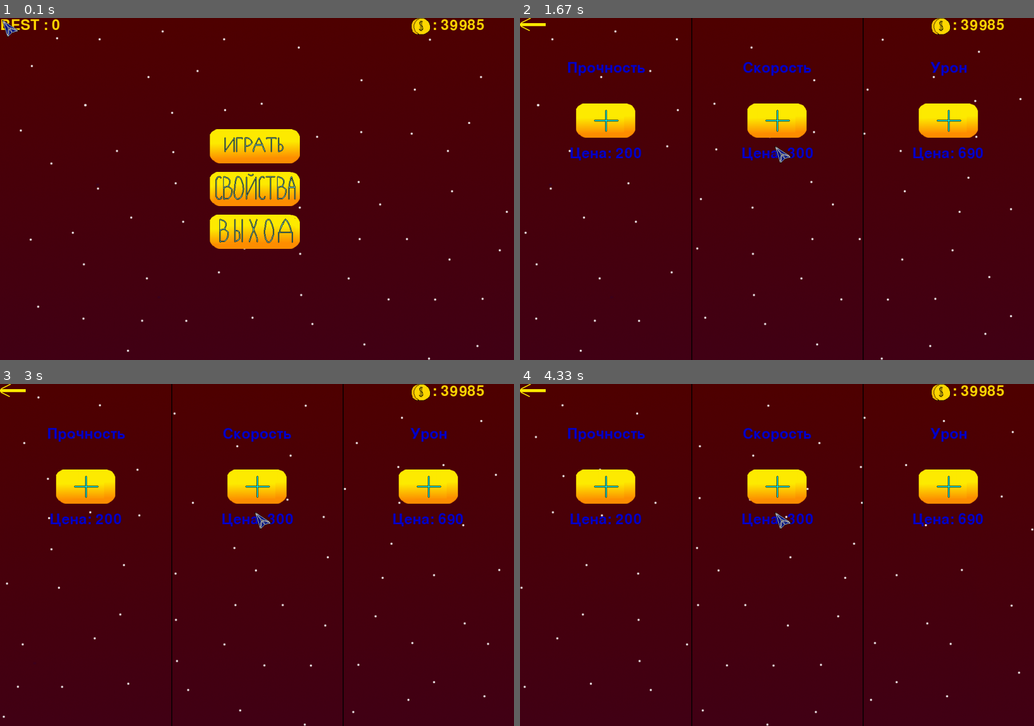
Above: before the commit, frames 1-4 (two rows, left to right).
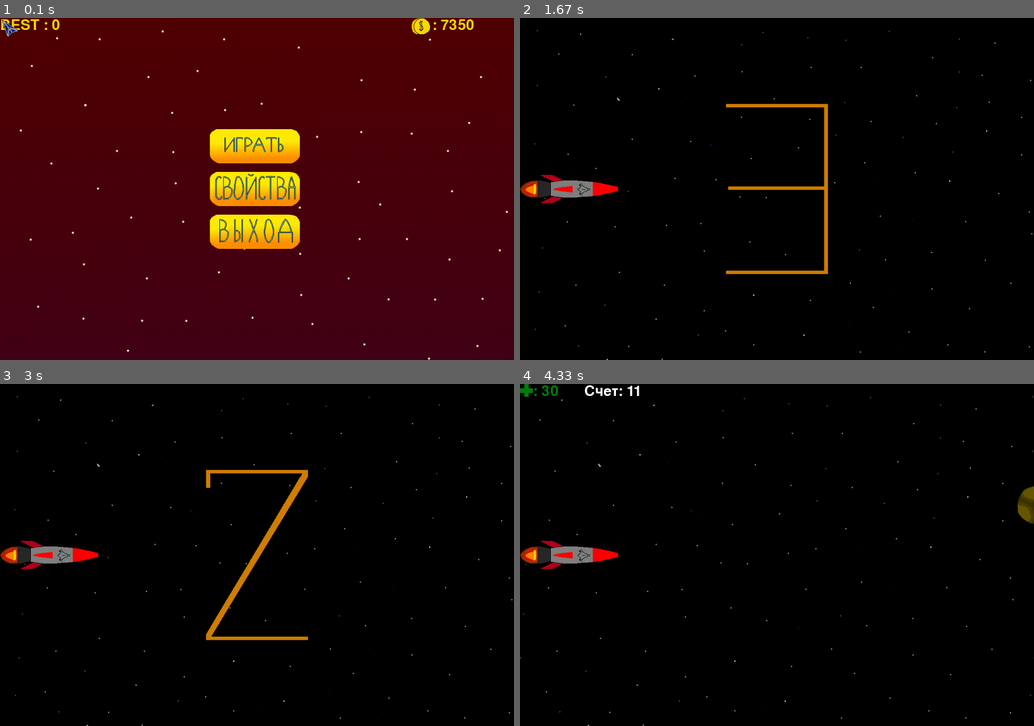
Above: after the commit, the same moments.

Repository: PismerovKir/YandexPygameProject
Game: pygame game, started from Тест прога.py
Two runs of this game, one before a commit and one after it. Both use one fixed random seed, a clock stepped at 60 frames per second and the inputs below.
Inputs (mouse positions are in pixels of both pictures, inside the frame that each line leads up to):
- Up to frame 1 (0.1 s): no input
- Up to frame 2 (1.67 s): click (777, 189) at 0.38 s; hold Esc 0.67-1.13 s; click (777, 147) at 1.22 s
- Up to frame 3 (3 s): no input
- Up to frame 4 (4.33 s): no input

The runs differ from the first frame. In frame 1, 0.2% of the frame differs, in the area x 2-95%, y 0-4%; in frame 2, 100%; in frame 3, 100%; in frame 4, 100%, in the area x 0-100%, y 0-100%.

Commit message:
Пауза, гифка ракеты, курсор

Diff:
--- a/data/gamedata.txt
+++ b/data/gamedata.txt
@@ -1,5 +1,5 @@
 0
-39985
-39
-137
-59
+7350
+25
+5
+19
--- a/Тест прога.py
+++ b/Тест прога.py
@@ -37,6 +37,8 @@
         image = image.convert_alpha()
     return image
 
+pygame.display.set_icon(load_image('icon.png'))
+
 
 class SpaceShip(pygame.sprite.Sprite):
     def __init__(self):
@@ -47,9 +49,16 @@
         self.imageRight1 = load_image('korablRight1.png')
         self.imageLeft1 = load_image('korablLeft1.png')
         self.image1 = load_image('korabl1.png')
+        self.imageRight2 = load_image('korablRight2.png')
+        self.imageLeft2 = load_image('korablLeft2.png')
+        self.image2 = load_image('korabl2.png')
 
 
         self.image = self.image1
+        self.imageRight = self.imageRight1
+        self.imageLeft = self.imageLeft1
+
+        self.counter = 0
 
         self.image.set_colorkey(BLACK)
         self.rect = self.image.get_rect()
@@ -57,7 +66,7 @@
         self.rect.centery = HEIGHT / 2
 
         self.speed = 1 + LEVEL_SPD
-        self.health = 3 + LEVEL_DUR
+        self.health = 5 + LEVEL_DUR
         self.prev_shot = 0
         self.mask = pygame.mask.from_surface(self.image)
 
@@ -67,16 +76,24 @@
         if self.health < 1:
             EndGame()
 
+        if SCORE % 10 == 0:
+            if self.counter % 2 == 0:
+                self.image = self.image2
+                self.imageLeft = self.imageLeft2
+                self.imageRight = self.imageRight2
+            else:
+                self.image = self.image1
+                self.imageLeft = self.imageLeft1
+                self.imageRight = self.imageRight1
+            self.counter += 1
 
         k = pygame.key.get_pressed()
 
-        self.image = self.image1
-
         if k[pygame.K_LEFT]:
-            self.image = self.imageLeft1
+            self.image = self.imageLeft
             self.rect.x -= self.speed
         if k[pygame.K_RIGHT]:
-            self.image = self.imageRight1
+            self.image = self.imageRight
             self.rect.x += self.speed
 
 
@@ -88,7 +105,7 @@
         if k[pygame.K_SPACE]:
             if SCORE - self.prev_shot > 60:
                 self.prev_shot = SCORE
-                bul = LaserBulletLong(self.rect.right - 20, self.rect.top + 50)
+                bul = LaserBulletLong(self.rect.right - 66, self.rect.top + 26)
                 all_sprites.add(bul)
                 bullets.add(bul)
 
@@ -215,9 +232,24 @@
 
 
 def PauseGame():
+    backgr = screen.copy()
     runningPause = True
+    ContinueButton = Button('Continue', 480, 300)
+    MenuButton = Button('Menu', 480, 400)
+    butts = pygame.sprite.Group()
+    butts.add(ContinueButton)
+    butts.add(MenuButton)
+
     while runningPause:
         clock.tick(FPS)
+
+        screen.fill(BLACK)
+        screen.blit(backgr, (0, 0))
+
+        butts.draw(screen)
+
+        ShowCursor()
+        pygame.display.flip()
 
         for event in pygame.event.get():
             if event.type == pygame.QUIT:
@@ -226,6 +258,16 @@
             if event.type == pygame.KEYDOWN:
                 if pygame.key.get_pressed()[pygame.K_ESCAPE]:
                     return
+            if event.type == pygame.MOUSEBUTTONDOWN and event.button == 1:
+                if ContinueButton.rect.collidepoint(event.pos):
+                    return
+
+            if event.type == pygame.MOUSEBUTTONDOWN and event.button == 1:
+                if MenuButton.rect.collidepoint(event.pos):
+                    for elem in all_sprites:
+                        elem.kill()
+                    if StartGame():
+                        return True
 
 
 def EndGame():
@@ -247,10 +289,10 @@
     screen.blit(Startbackground, Startbackground_rect)
     screen.blit(Startbackground2, Startbackground_rect2)
 
-    if Startbackground_rect.right < 0:
+    if Startbackground_rect.right == 0:
         Startbackground_rect.x = 1500
 
-    if Startbackground_rect2.right < 0:
+    if Startbackground_rect2.right == 0:
         Startbackground_rect2.x = 1500
 
 
@@ -369,14 +411,22 @@
         screen.blit(coin, (960, 0))
         screen.blit(showmoney, (1000, 0))
 
+
         costDur = font.render(f"Цена: {5 + LEVEL_DUR * 5}", True, textcolor)
         costSpd = font.render(f"Цена: {5 + LEVEL_SPD * 5}", True, textcolor)
         costDmg = font.render(f"Цена: {5 + LEVEL_DMG * 5}", True, textcolor)
 
-
-        screen.blit(costDur, (200 - costDur.get_size()[0] // 2, 300))
-        screen.blit(costSpd, (600 - costDmg.get_size()[0] // 2, 300))
-        screen.blit(costDmg, (1000 - costSpd.get_size()[0] // 2, 300))
+        screen.blit(costDur, (200 - costDur.get_size()[0] // 2, 350))
+        screen.blit(costSpd, (600 - costDmg.get_size()[0] // 2, 350))
+        screen.blit(costDmg, (1000 - costSpd.get_size()[0] // 2, 350))
+
+        currentDur = font.render(f"Текущая: {5 + LEVEL_DUR}", True, textcolor)
+        currentSpd = font.render(f"Текущая: {1 + LEVEL_SPD}", True, textcolor)
+        currentDmg = font.render(f"Текущий: {1 + LEVEL_DMG}", True, textcolor)
+
+        screen.blit(currentDur, (200 - currentDur.get_size()[0] // 2, 500))
+        screen.blit(currentSpd, (600 - currentSpd.get_size()[0] // 2, 500))
+        screen.blit(currentDmg, (1000 - currentDmg.get_size()[0] // 2, 500))
 
         upgrade_sprites.draw(screen)
 
@@ -409,11 +459,16 @@
                         MONEY -= LEVEL_SPD * 5 + 5
                         LEVEL_SPD += 1
 
+            if event.type == pygame.KEYDOWN:
+                if pygame.key.get_pressed()[pygame.K_ESCAPE]:
+                    return
+
 
 def Game():
 
-    global SCORE
+    global SCORE, spaceship
     runningGame = True
+
 
     spaceship = SpaceShip()
     Player.add(spaceship)
@@ -469,13 +524,14 @@
         if SCORE % 250 == 0:
             meteor = Meteor()
             enemy.add(meteor)
-
-
-
-        if background_rect.right < 0:
+            all_sprites.add(meteor)
+
+
+
+        if background_rect.right == 0:
             background_rect.x = WIDTH
 
-        if background_rect2.right < 0:
+        if background_rect2.right == 0:
             background_rect2.x = WIDTH
 
         background_rect.x -= 4
@@ -526,6 +582,8 @@
 LEVEL_DUR, LEVEL_DMG, LEVEL_SPD = int(data[2]), int(data[3]), int(data[4])
 file.close()
 
+
+spaceship = SpaceShip()
 all_sprites = pygame.sprite.Group()
 Player = pygame.sprite.Group()
 bullets = pygame.sprite.Group()
Binary file added: data/ButtonContinue.png
Binary file added: data/ButtonMenu.png
Binary file changed: data/Cursor.png
Binary file changed: data/alien.png
Binary file added: data/icon.png
Binary file changed: data/korabl1.png
Binary file added: data/korabl2.png
Binary file changed: data/korablLeft1.png
Binary file added: data/korablLeft2.png
Binary file changed: data/korablRight1.png
Binary file added: data/korablRight2.png
Binary file changed: data/one.png
